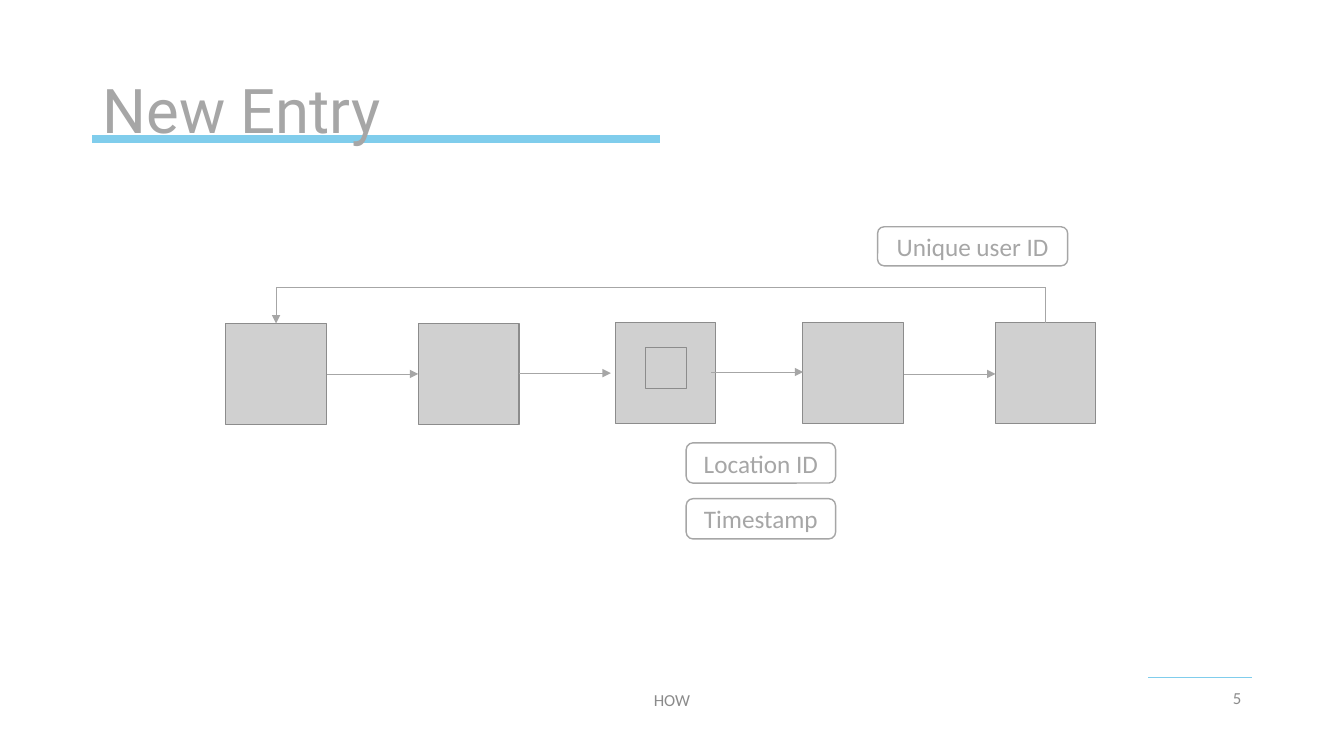
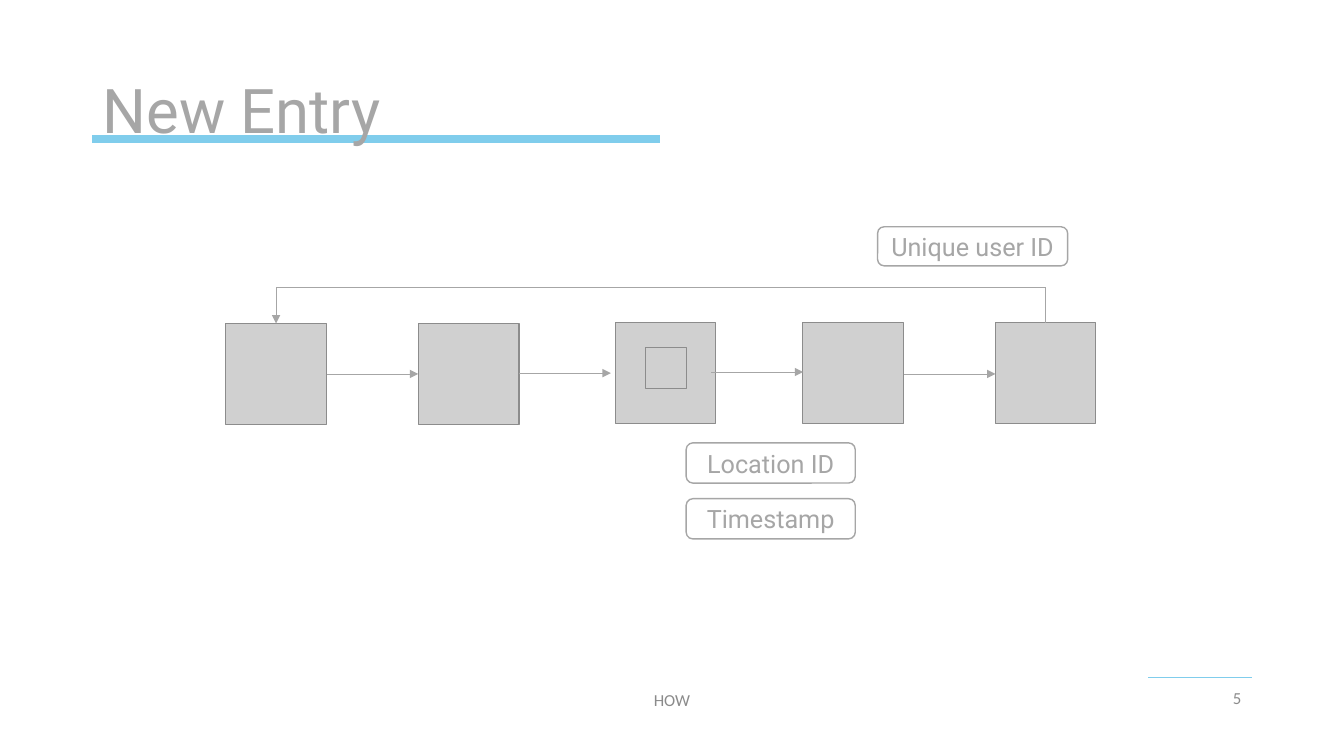
Before and after one commit to michael-spengler/Tracer-wwi19dsa, a slide deck: slide 5 of business/Tracer.pptx. Drawn at 1344x756 pixels with LibreOffice and Linux fonts; fonts in the diff are those of the drawing; grey boxes stand for pictures; background and template pictures are left out. Boxes give left, top, right and bottom in pixels: in the first picture for what was removed or moved away, otherwise in the second. Text is boxed around its words. In the diff, an @@ line names an element or a change of style, - is before the commit and + after.

```diff
--- a/business/Tracer.pptx
+++ b/business/Tracer.pptx
@@ font Calibri to Roboto in 3 elements at box(878, 227, 1069, 266), box(687, 499, 856, 539), box(687, 443, 856, 483) @@
@@ rounded rectangle "Location ID": place and size @@
-rounded rectangle "Location ID" at box(687, 443, 836, 483)
+rounded rectangle "Location ID" at box(687, 443, 856, 483)
@@ rounded rectangle "Timestamp": place and size @@
-rounded rectangle "Timestamp" at box(687, 499, 836, 539)
+rounded rectangle "Timestamp" at box(687, 499, 856, 539)
```
Also in this commit, not shown: 5 other slides changed, 1 other file.
